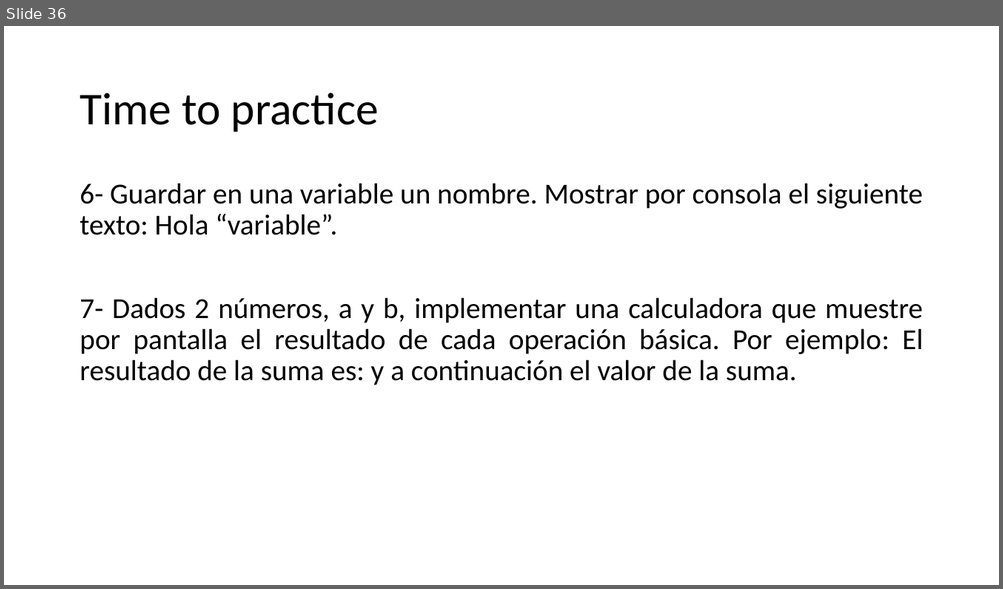
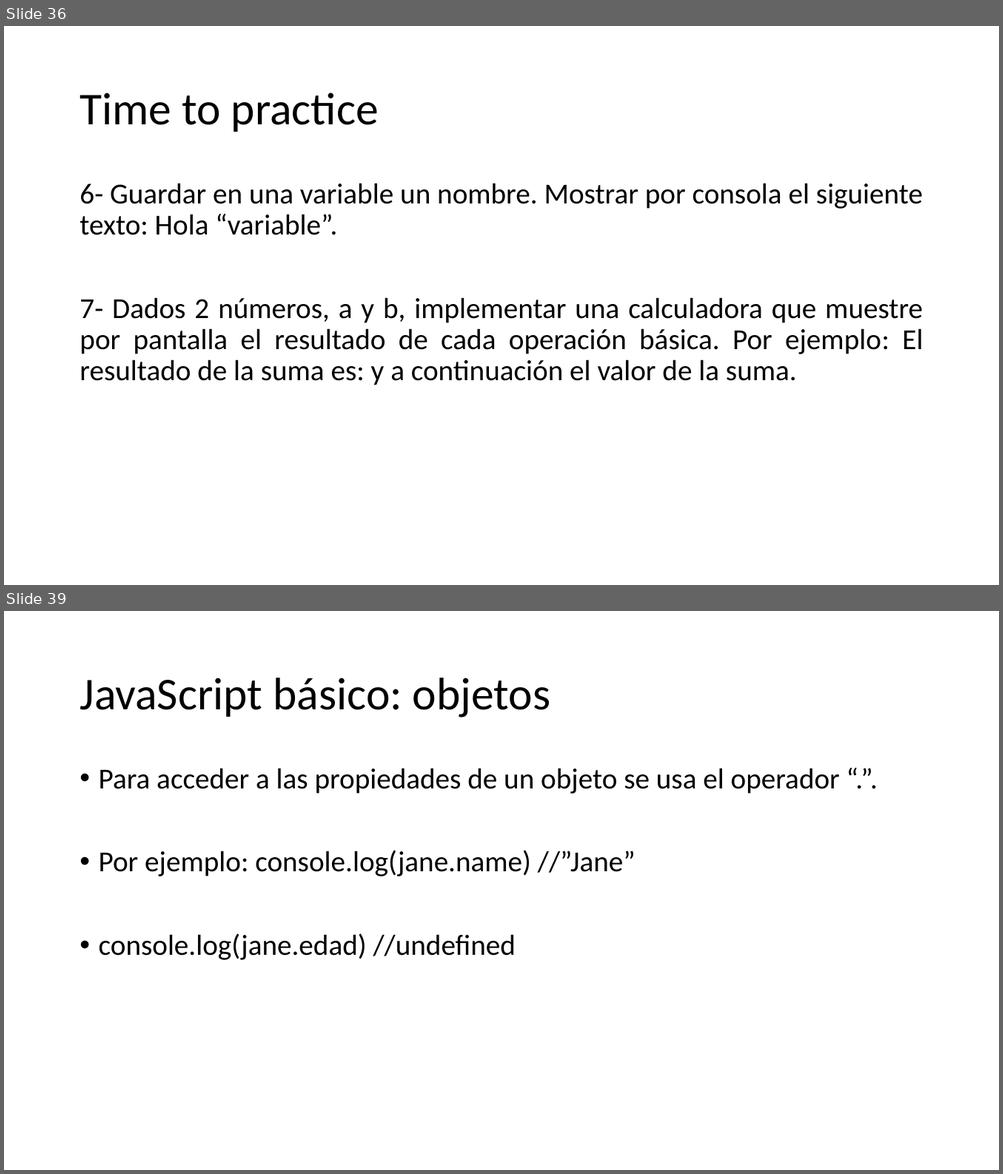
Before and after one commit to SarutobiKonohamaru/js_full_course, a slide deck: Presentacion.pptx. Shown one above the other, each under a label of ours: slide 36 before the commit, slides 36 and 39 after it; the slides between them are not shown. The pictures are 1003x589 and 1003x1174 pixels, drawn with LibreOffice and Linux fonts; fonts in the diff are those of the drawing. Boxes give left, top, right and bottom in pixels: in the first picture for what was removed or moved away, otherwise in the second. Text is boxed around its words. In the diff, an @@ line names an element or a change of style, - is before the commit and + after.

```diff
--- a/Presentacion.pptx
+++ b/Presentacion.pptx
@@ slide 39 added at (x1=4, y1=611, x2=999, y2=1170), background #FFFFFF @@
@@ title added at (x1=79, y1=678, x2=550, y2=718), 44 pt, text #000000 @@
+JavaScript básico: objetos
@@ text added at (x1=99, y1=768, x2=839, y2=960), 28 pt, text #000000 @@
+• Para acceder a las propiedades de un objeto se usa el operador “.”.
+• Por ejemplo: console.log(jane.name) //”Jane”
+• console.log(jane.edad) //undefined
```
Also in this commit, not shown: 5 other slides added.
